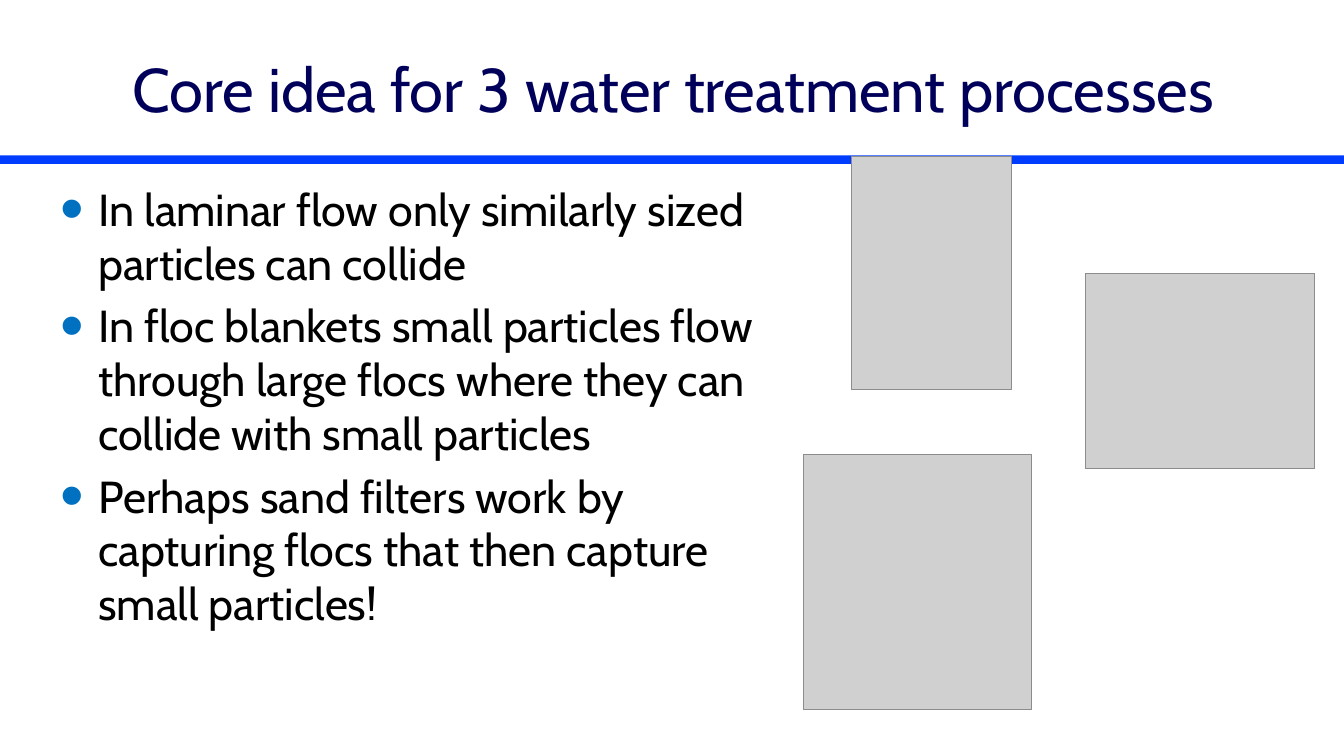
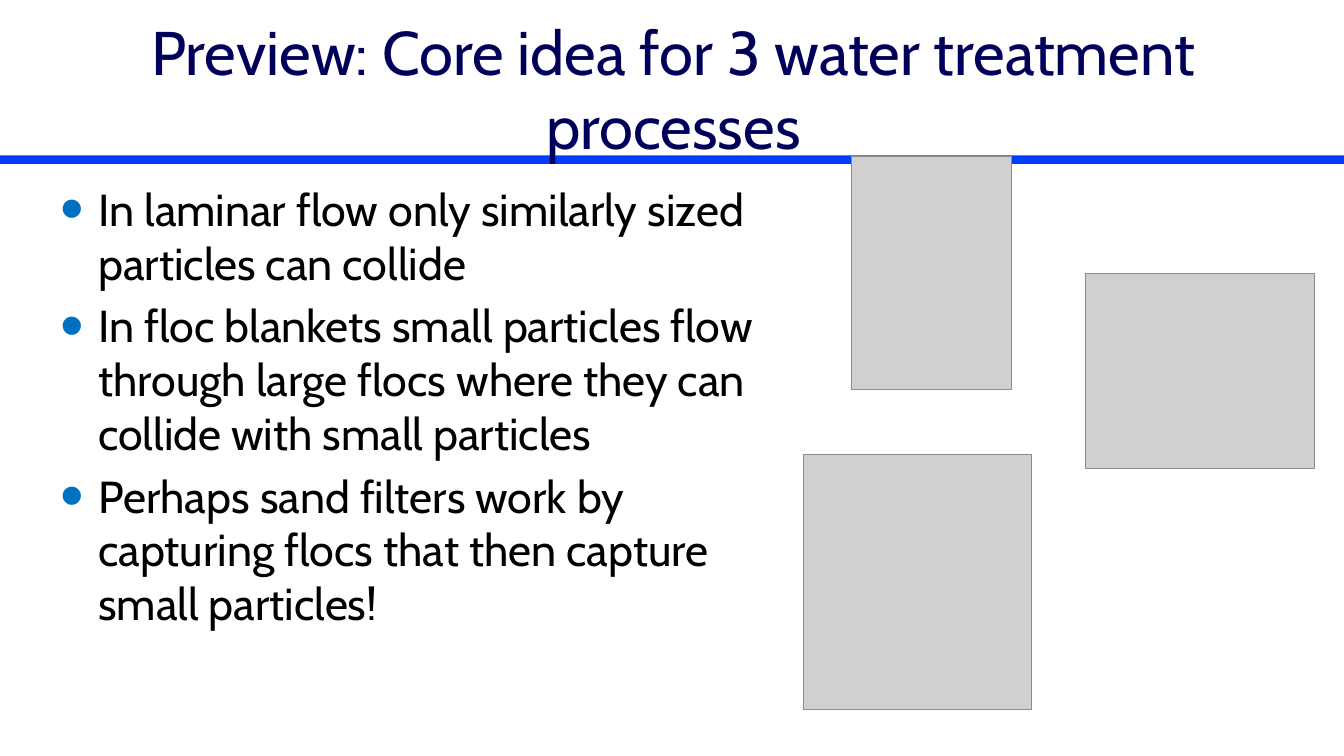
Before and after one commit to monroews/CEE4520Lectures, a slide deck: slide 28 of Flocculation Introduction.pptx (slide 20 before the commit). Drawn at 1344x756 pixels with LibreOffice and Linux fonts; fonts in the diff are those of the drawing; grey boxes stand for pictures. Boxes give left, top, right and bottom in pixels: in the first picture for what was removed or moved away, otherwise in the second. Text is boxed around its words. In the diff, an @@ line names an element or a change of style, - is before the commit and + after.

```diff
--- a/Flocculation Introduction.pptx
+++ b/Flocculation Introduction.pptx
@@ title at [151,28,1195,163]: text changed @@
-Core idea for 3 water treatment processes
+Preview: Core idea for 3 water treatment processes
```
Also in this commit, not shown: 8 other slides changed, 5 slides added, 5 slides removed.
